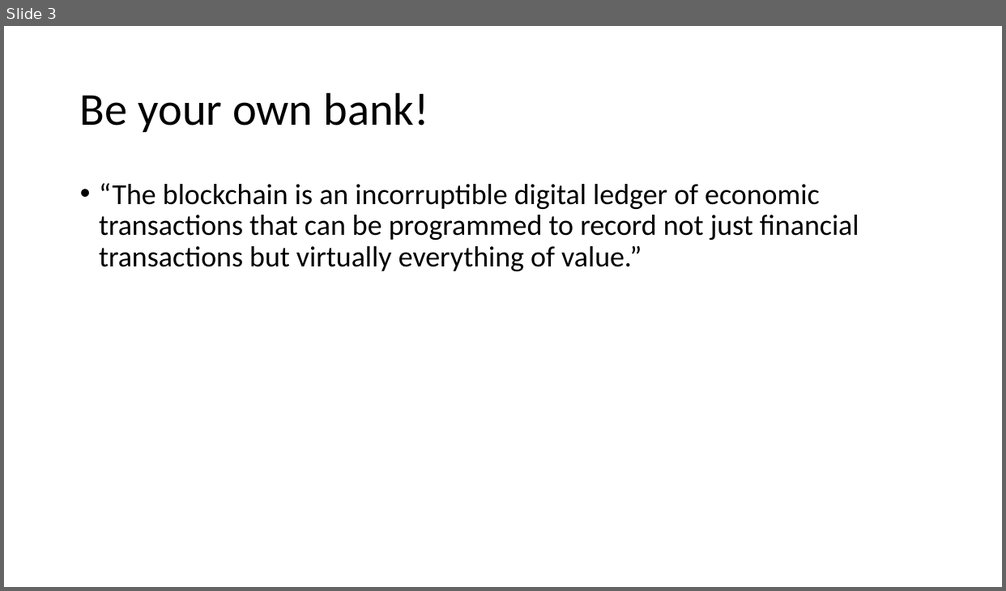
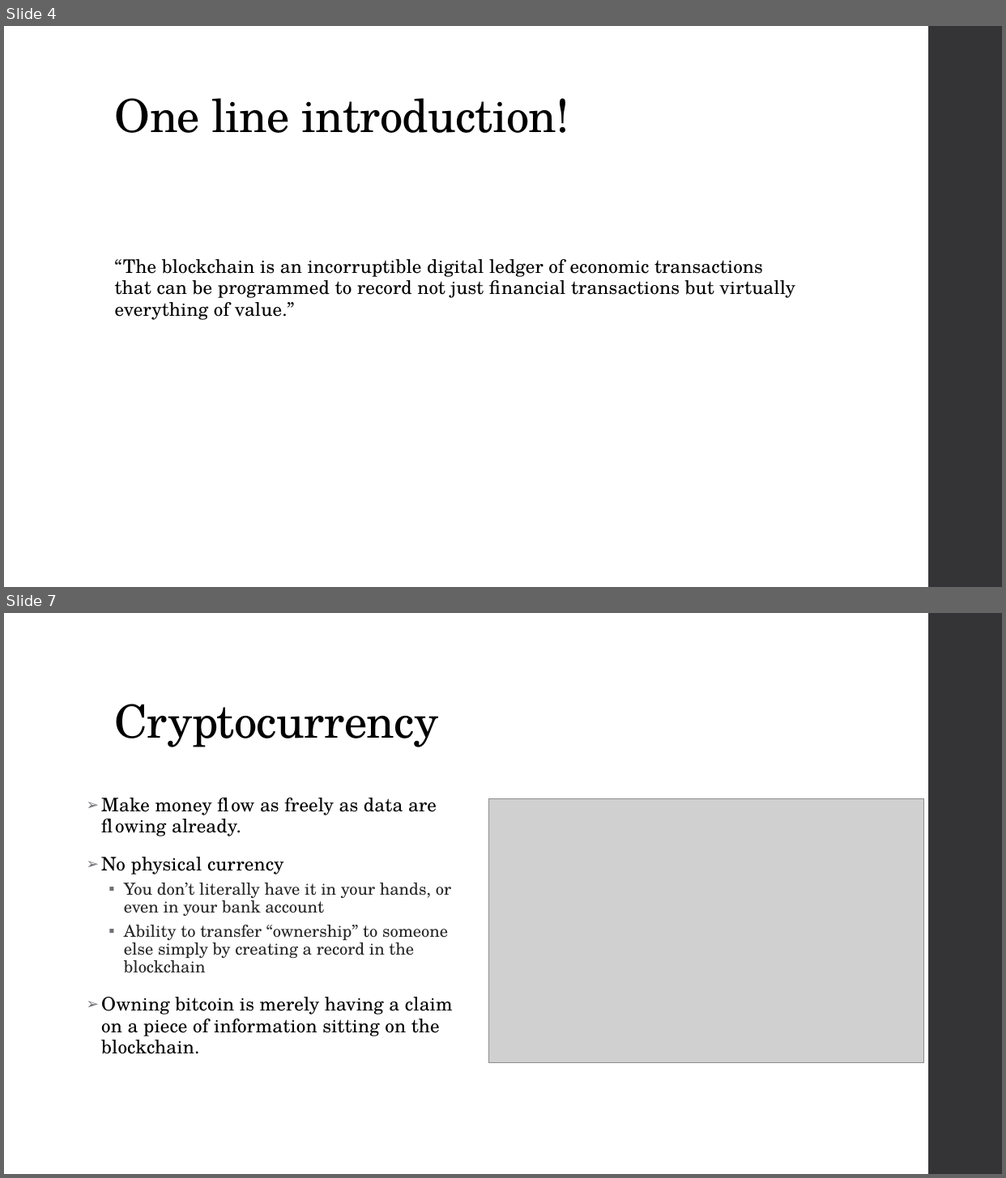
Before and after one commit to niravaga/CS-6650-BSDS-Assignment-3, a slide deck: BlockChain/BlockChain.pptx. Shown one above the other, each under a label of ours: slide 3 before the commit, slides 4 and 7 after it; the slides between them are not shown. The pictures are 1006x591 and 1006x1178 pixels, drawn with LibreOffice and Linux fonts; fonts in the diff are those of the drawing; grey boxes stand for pictures. Boxes give left, top, right and bottom in pixels: in the first picture for what was removed or moved away, otherwise in the second. Text is boxed around its words. In the diff, an @@ line names an element or a change of style, - is before the commit and + after.

Commit message:
more content and formatting

```diff
--- a/BlockChain/BlockChain.pptx
+++ b/BlockChain/BlockChain.pptx
@@ slide 7 added at box(4, 613, 1002, 1174), background #FFFFFF; not listed: 1 template element that a slide beside it also shows @@
@@ title added at box(115, 704, 439, 747), 44 pt, text #000000 @@
+Cryptocurrency
@@ text added at box(101, 798, 453, 1054), 18 pt, text #000000 @@
+➢ Make money flow as freely as data are flowing already.
+➢ No physical currency
+  ▪ You don’t literally have it in your hands, or even in your bank account
+  ▪ Ability to transfer “ownership” to someone else simply by creating a record in the blockchain
+➢ Owning bitcoin is merely having a claim on a piece of information sitting on the blockchain.
@@ picture added at box(488, 798, 923, 1063) @@
@@ what was slide 3 is now slide 4 @@
@@ slide 4 changed as well @@
@@ rectangle added at box(928, 26, 1002, 587), fill #353537 @@
@@ title "One line introduction!" at box(115, 98, 569, 133): vertical alignment middle to bottom @@
@@ title at box(115, 98, 569, 133): text changed; font Calibri to TeX Gyre Schola @@
-Be your own bank!
+One line introduction!
@@ text "“The blockchain is an incorruptible ...": place and size @@
-text "“The blockchain is an incorruptible ..." at box(99, 183, 859, 271)
+text "“The blockchain is an incorruptible ..." at box(115, 259, 795, 320)
@@ text "“The blockchain is an incorruptible ..." at box(115, 259, 795, 320): size 28 to 18 pt, font Calibri to TeX Gyre Schola, letter spacing 0 to 0.1 pt; bullet • to none; line spacing 0.9 to 0.95; more space between paragraphs @@
```
Also in this commit, not shown: 8 other slides changed, 19 other slides added, 2 slides removed.
